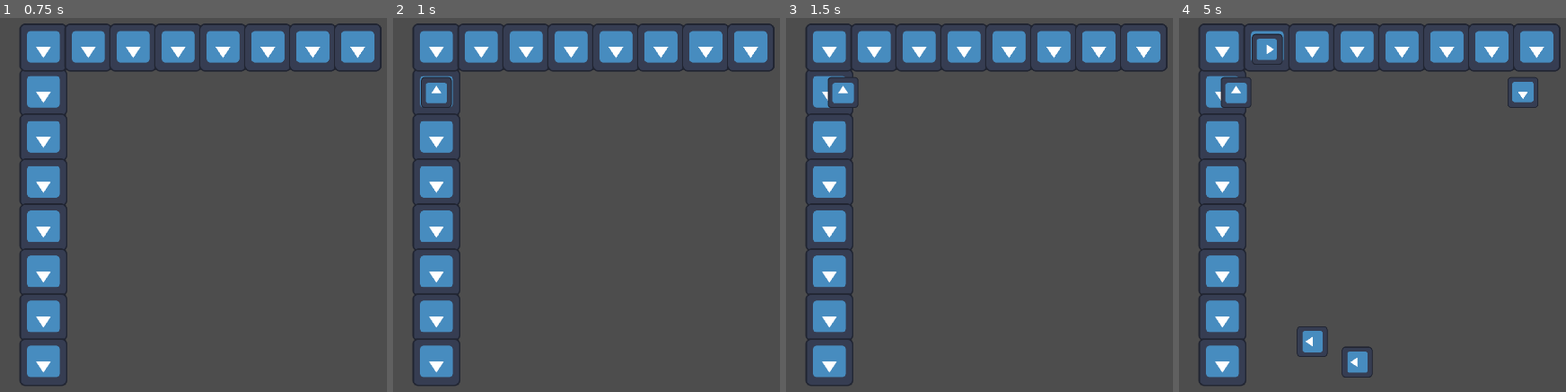
Above: before the commit, frames 1-4 (left to right).
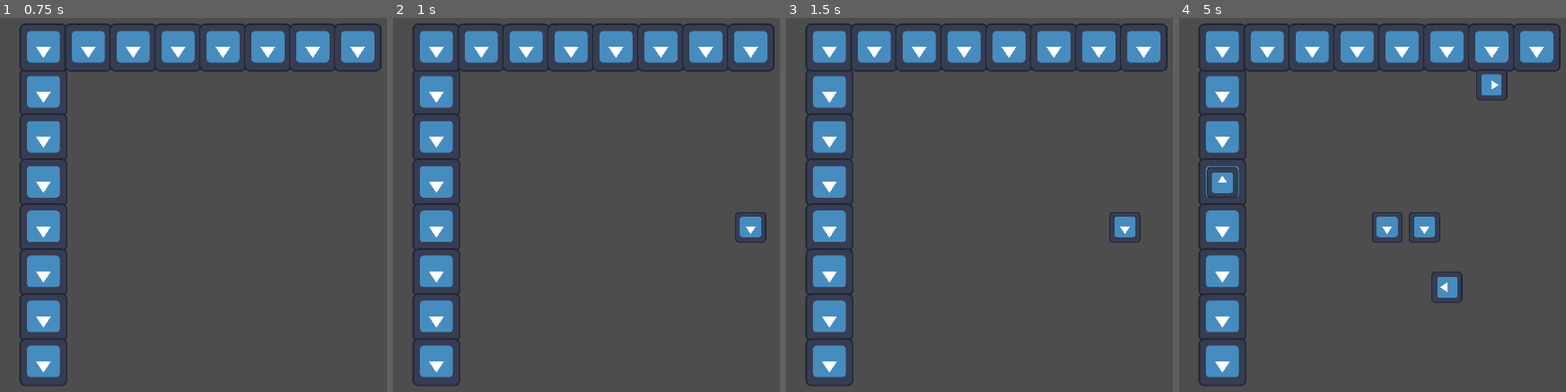
Above: after the commit, the same moments.

Repository: Jotlane/Warehouse-Robot-Game
Game: Godot game, scene res://Scenes/game_manager.tscn
Same seed, same stepped clock (60 frames per second), same inputs: the game is played once before the commit and once after it. The engine's default icon, where the game draws it, is replaced by a stand-in: a white triangle on a blue panel in a dark square.
Inputs (mouse positions are in pixels of both pictures, inside the frame that each line leads up to):
- Up to frame 1 (0.75 s): tap Enter at 0.5 s; move the mouse to (outside the picture) at 0.52 s; press the mouse at (outside the picture) at 0.53 s
- Up to frame 2 (1 s): no input
- Up to frame 3 (1.5 s): move the mouse to (840, 92) at 1.27 s; release the mouse at (840, 92) at 1.28 s; click (840, 92) at 1.35 s
- Up to frame 4 (5 s): move the mouse to (1268, 47) at 2.02 s; press the mouse at (1268, 47) at 2.03 s; move the mouse to (1469, 291) at 2.77 s; release the mouse at (1469, 291) at 2.78 s; click (1469, 291) at 2.85 s; move the mouse to (1310, 343) at 3.52 s; press the mouse at (1310, 343) at 3.53 s; move the mouse to (1527, 92) at 4.27 s; release the mouse at (1527, 92) at 4.28 s; click (1527, 92) at 4.35 s

Frame 1 is identical in both runs. In frame 2, 0.9% of the frame differs, in the area x 7-97%, y 15-61%; in frame 3, 0.8%; in frame 4, 4.0%, in the area x 7-93%, y 4-97%.

Commit message:
made spawning logic avoid closed lanes

Diff:
--- a/Scripts/game_manager.gd
+++ b/Scripts/game_manager.gd
@@ -47,17 +47,41 @@
 
 # Called every frame. 'delta' is the elapsed time since the previous frame.
 func _process(delta: float) -> void:
-	print(open_lanes)
-	print(lanes)
+	#print(open_lanes)
+	#print(lanes)
 	pass
 
 func _on_spawn_timer_timeout() -> void:
 	var robot_instance = robot_scene.instantiate()
-	var rng = RandomNumberGenerator.new()
-	var spawner_selected:int = rng.randi_range(0,Singleton.num_columns*2+Singleton.num_rows*2-5)
-	robot_instance.position = Singleton.grid_index_to_position(Singleton.array_to_spawner_grid(spawner_selected))
-	robot_instance.direction = Singleton.get_travel_direction(Singleton.array_to_spawner_grid(spawner_selected))
-	grid_instance.add_child(robot_instance)
+	var selected_lane:int
+	if (open_lanes.is_empty()):
+		print("Out of lanes")
+	else:
+		selected_lane = open_lanes.pick_random()
+		var spawner_selected:Vector2i
+		if (lanes[selected_lane] == LaneStatus.OPEN):
+			var starting_point:int = randi_range(0,1)
+			if (selected_lane<Singleton.num_rows-2):
+				if (starting_point == 0): spawner_selected = Vector2i(0,selected_lane+1)
+				else: spawner_selected = Vector2i(Singleton.num_rows-1,selected_lane+1)
+			else:
+				if (starting_point == 0): spawner_selected = Vector2i(selected_lane-(Singleton.num_rows-2)+1,0)
+				else: spawner_selected = Vector2i(selected_lane-(Singleton.num_rows-2)+1,Singleton.num_columns-1)
+		elif (lanes[selected_lane] == LaneStatus.LEFT):
+			if (selected_lane<Singleton.num_rows-2):
+				spawner_selected = Vector2i(0,selected_lane+1)
+			else:
+				spawner_selected = Vector2i(selected_lane-(Singleton.num_rows-2)+1,0)
+		elif (lanes[selected_lane] == LaneStatus.RIGHT):
+			if (selected_lane<Singleton.num_rows-2):
+				spawner_selected = Vector2i(Singleton.num_rows-1,selected_lane+1)
+			else:
+				spawner_selected = Vector2i(selected_lane-(Singleton.num_rows-2)+1,Singleton.num_columns-1)
+		else: print("ERROR Trying to spawn in a closed lane")
+		print(spawner_selected)
+		robot_instance.position = Singleton.grid_index_to_position(spawner_selected)
+		robot_instance.direction = Singleton.get_travel_direction(spawner_selected)
+		grid_instance.add_child(robot_instance)
 
 func _crash_occurred(pos:Vector2) -> void:
 	add_obstacle(Singleton.grid_position_to_array(Singleton.grid_position_to_index(pos)))
@@ -66,15 +90,21 @@
 	if (grid_obstacles[idx]):
 		print("Already occupied with obstacle")
 	else:
-		grid_obstacles[idx] = 1
-		var obstacle_instance = Singleton.obstacle_scene.instantiate()
-		obstacle_instance.position = Singleton.grid_index_to_position(Singleton.array_to_grid_position(idx))
-		grid_instance.add_child(obstacle_instance)
-		var closed_lanes:Array[int] = [Singleton.array_to_grid_position(idx).x-1,Singleton.array_to_grid_position(idx).y+6-1]
-		lanes[closed_lanes[0]] = LaneStatus.CLOSED
-		lanes[closed_lanes[1]] = LaneStatus.CLOSED
-		open_lanes.erase(closed_lanes[0])
-		open_lanes.erase(closed_lanes[1])
+		if (Singleton.array_to_grid_position(idx).x != 0 and Singleton.array_to_grid_position(idx).x != Singleton.num_columns and Singleton.array_to_grid_position(idx).y != 0 and Singleton.array_to_grid_position(idx).y != Singleton.num_rows):
+			grid_obstacles[idx] = 1
+			var obstacle_instance = Singleton.obstacle_scene.instantiate()
+			obstacle_instance.position = Singleton.grid_index_to_position(Singleton.array_to_grid_position(idx))
+			grid_instance.add_child(obstacle_instance)
+
+			var closed_lanes:Array[int] = [Singleton.array_to_grid_position(idx).y-1,Singleton.array_to_grid_position(idx).x+6-1]
+
+			lanes[closed_lanes[0]] = LaneStatus.CLOSED
+			lanes[closed_lanes[1]] = LaneStatus.CLOSED
+			open_lanes.erase(closed_lanes[0])
+			open_lanes.erase(closed_lanes[1])
+			print("Lanes: ",lanes)
+			print("Open lanes: ", open_lanes)
+		else: print("Obstacle spawned on edge, ignoring")
 
 
 
